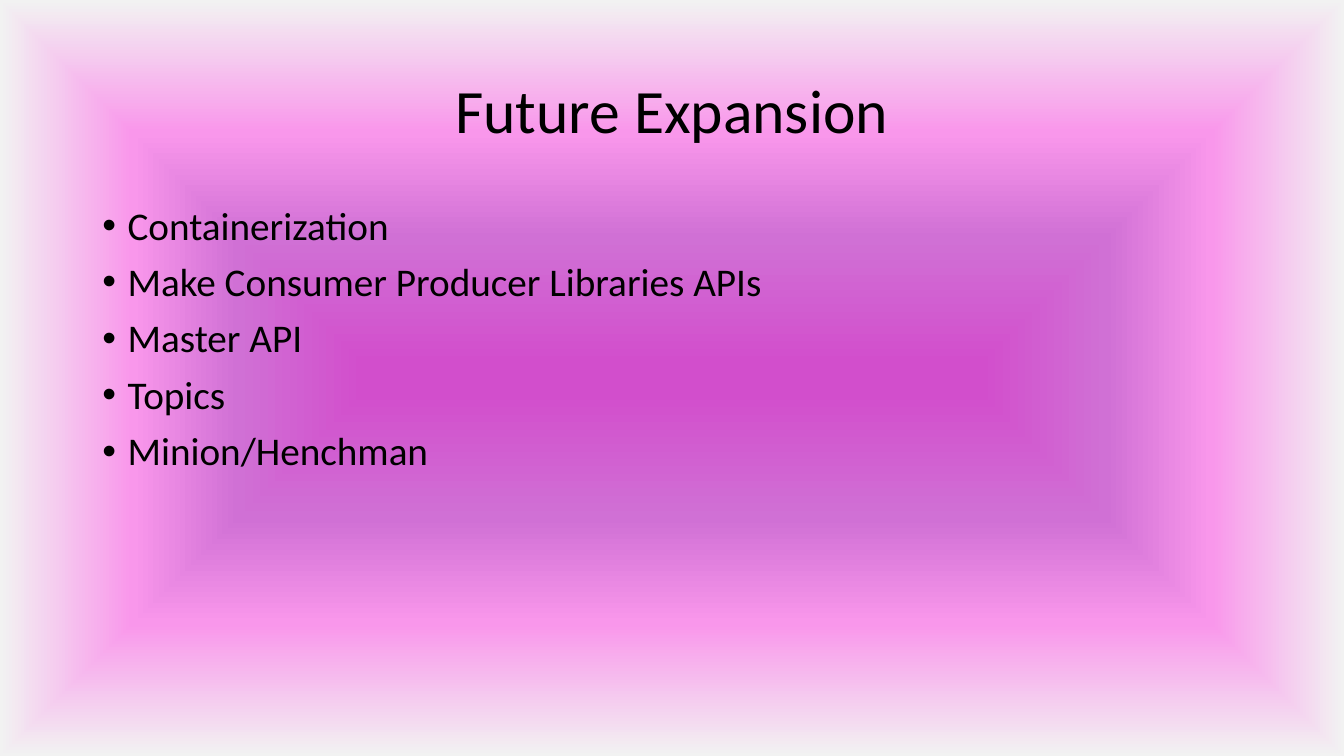
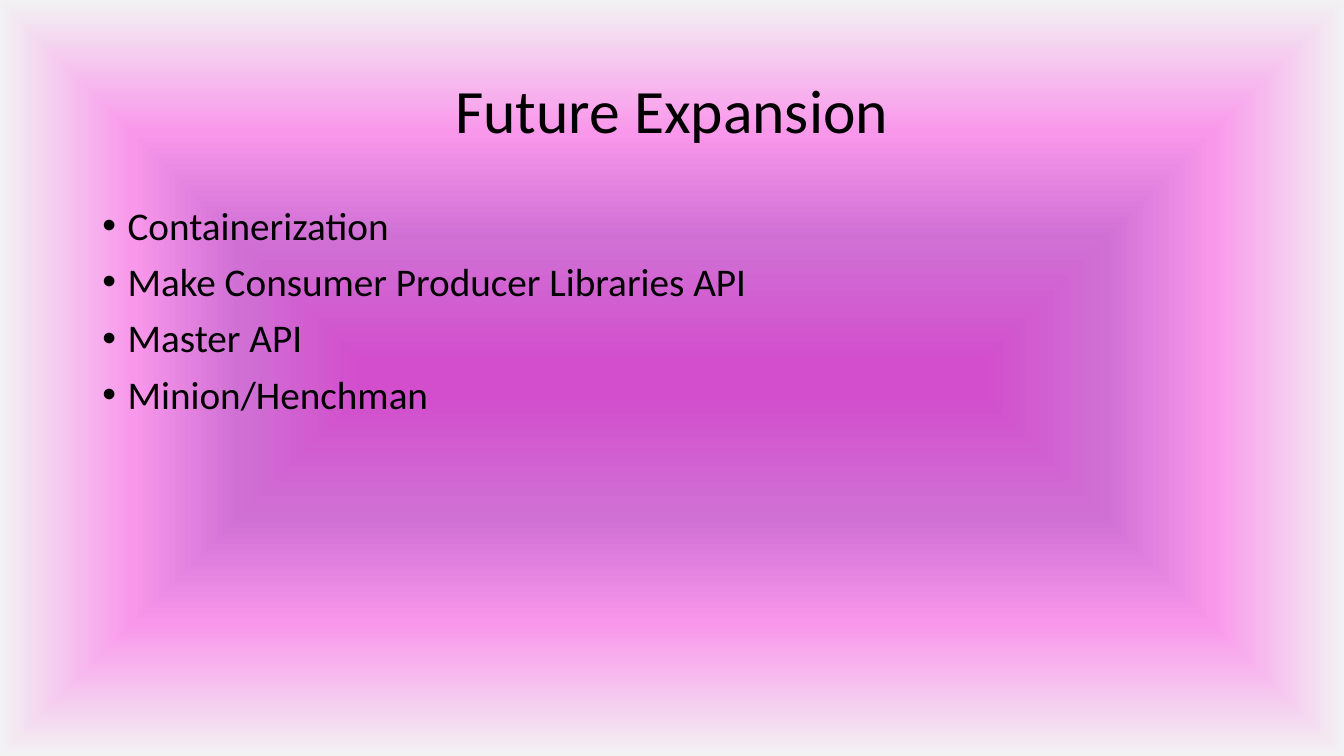
Before and after one commit to SnugglyCoder/mindflayer, a slide deck: slide 7 of mindflayer pres.pptx. Drawn at 1344x756 pixels with LibreOffice and Linux fonts; fonts in the diff are those of the drawing. Boxes give left, top, right and bottom in pixels: in the first picture for what was removed or moved away, otherwise in the second. Text is boxed around its words. In the diff, an @@ line names an element or a change of style, - is before the commit and + after.

Commit message:
edited pres slides

```diff
--- a/mindflayer pres.pptx
+++ b/mindflayer pres.pptx
@@ text at bbox=[128, 268, 746, 297]: text changed @@
-• Make Consumer Producer Libraries APIs
+• Make Consumer Producer Libraries API
@@ text at bbox=[128, 382, 226, 416]: paragraph removed @@
-• Topics
```
